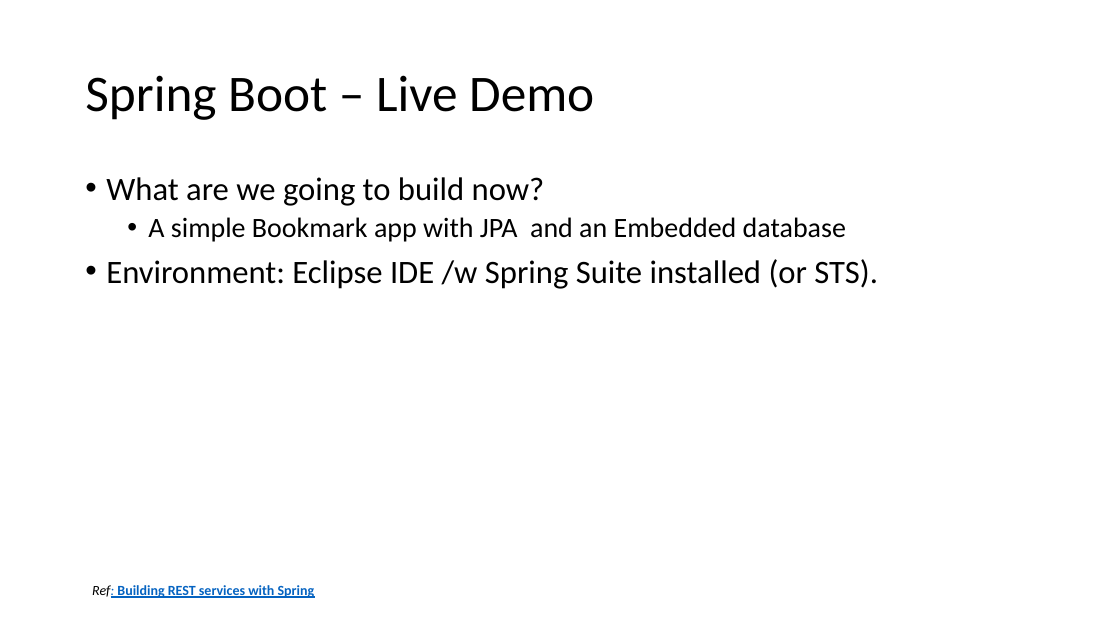
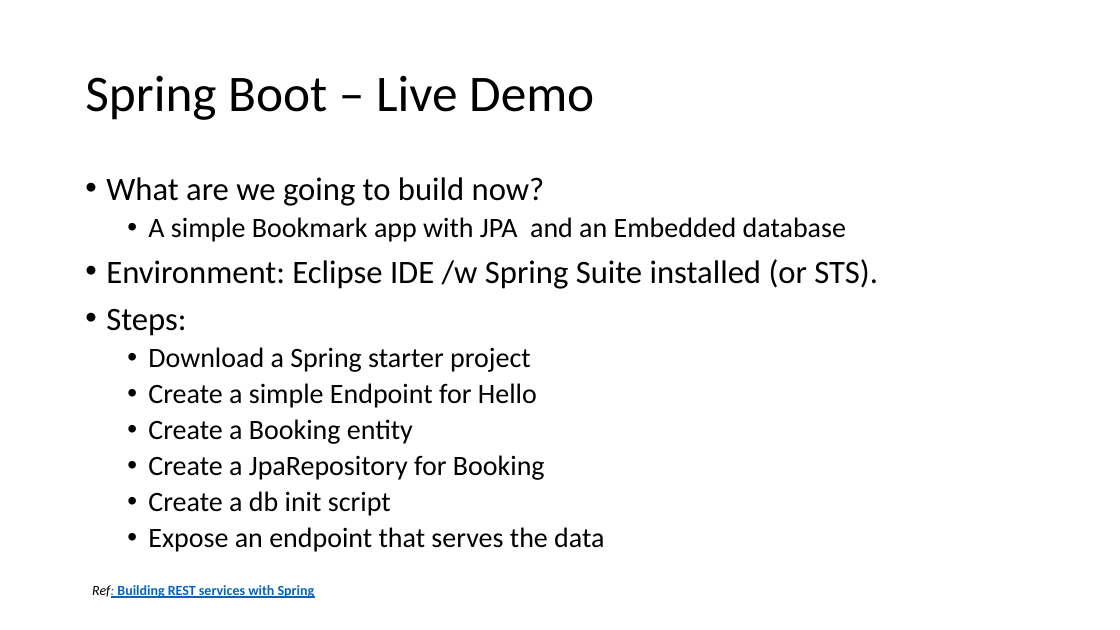
Before and after one commit to batchu/spring-boot-ujug, a slide deck: slide 8 of Spring Boot.pptx. Drawn at 1120x630 pixels with LibreOffice and Linux fonts; fonts in the diff are those of the drawing. Boxes give left, top, right and bottom in pixels: in the first picture for what was removed or moved away, otherwise in the second. Text is boxed around its words. In the diff, an @@ line names an element or a change of style, - is before the commit and + after.

```diff
--- a/Spring Boot.pptx
+++ b/Spring Boot.pptx
@@ text at (106,308,604,552): paragraphs added @@
+• Steps:
+  • Download a Spring starter project
+  • Create a simple Endpoint for Hello
+  • Create a Booking entity
+  • Create a JpaRepository for Booking
+  • Create a db init script
+  • Expose an endpoint that serves the data
```
Also in this commit, not shown: 7 other slides changed, 1 slide added.
